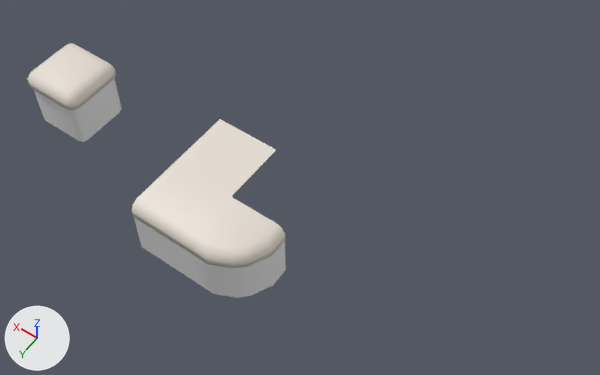
Renders of the FBX model Assets/Meshes/LandTiles.fbx from each side of a commit.
Before and after are seen from a 50 mm camera at (-5.13, 5.42, 9.25) aimed at (-0.96, -0.42, 0.08). Arrows for +X, +Y and +Z are at lower left; the lights stay in place. Where no turn or scale is listed for an object, it has been applied to the vertices.

The first picture shows 'Grass Single', 'Grass_Corner', 'Grass_Middle', 'Grass_OuterMiddle'.
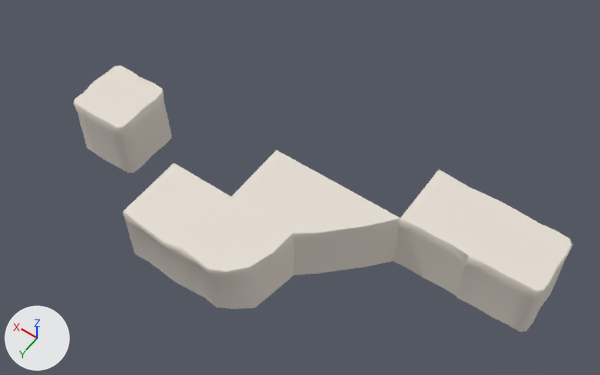
The change, as a list of edits to the scene's bpy script:
```text
Change me_grass_corner_001:
    used by ob_grass_corner; location = (-1.0, 1.0, -0.5)
    remove me_grass_corner_001.from_pydata(...)  # 43 vertices, 65 faces; spans x -0.387..0.5, y -0.5..0.387, z 0.0..1.0
    add me_grass_corner_001.from_pydata(...)  # 29 vertices, 42 faces; spans x -0.516..0.5, y -0.5..0.563, z 0.0..1.0
    me_grass_corner_001 part 2
    42 vertices are removed from x -0.387..0.5, y -0.5..0.387, z 0.0..1.0
    65 faces are deleted
    23 vertices are added at x -0.516..0.5, y -0.5..0.563, z 0.0..1.0
    5 new vertices lie (0.0, 0.0, 0.793) away from vertices in x -0.514..0.5, y -0.5..0.514, z 0.0
    42 new faces join them
    remove me_grass_corner_001.materials.append(mat_dirt)  # white #e7e7e7
Change me_grass_outermiddle_001:
    used by ob_grass_outermiddle; location = (0.0, 1.0, -0.5)
    remove me_grass_outermiddle_001.from_pydata(...)  # 16 vertices, 14 faces; spans x -0.5..0.5, y -0.5..0.381, z 0.0..1.0
    add me_grass_outermiddle_001.from_pydata(...)  # 22 vertices, 29 faces; spans x -0.5..0.507, y -0.5..0.584, z 0.0..1.0
    me_grass_outermiddle_001 part 1
    14 vertices are removed from x -0.5..0.5, y 0.251..0.381, z 0.0..1.0
    14 faces are deleted
    15 vertices are added at x -0.5..0.507, y 0.497..0.584, z 0.0..1.0
    5 new vertices lie (0.0, 0.0, 0.793) away from vertices in x -0.5..0.5, y 0.497..0.534, z 0.0
    29 new faces join them
    remove me_grass_outermiddle_001.materials.append(mat_dirt)  # white #e7e7e7
Add me_singlewide_001:
    me_singlewide_001.from_pydata(...)  # 45 vertices, 61 faces; spans x -0.506..0.5, y -0.516..0.536, z 0.0..1.0
    me_singlewide_001.materials.append(mat_grass)  # white #e7dfd4
Add me_singlewidecap_001:
    me_singlewidecap_001.from_pydata(...)  # 60 vertices, 97 faces; spans x -0.509..0.5, y -0.516..0.536, z 0.0..1.0
    me_singlewidecap_001.materials.append(mat_grass)  # white #e7dfd4
Add me_single_001:
    me_single_001.from_pydata(...)  # 80 vertices, 138 faces; spans x -0.509..0.517, y -0.511..0.506, z 0.0..1.0
    me_single_001.materials.append(mat_grass)  # white #e7dfd4
Add me_slope_001:
    me_slope_001.from_pydata(...)  # 17 vertices, 21 faces; spans x -0.516..0.5, y -0.5..0.536, z 0.0..1.0
    me_slope_001.materials.append(mat_grass)  # white #e7dfd4
Change ob_grass_middle:
    ob_grass_middle.location: (0.0, 0.0, -0.5) -> (-1.0, 0.0, -0.5)
Remove ob_grass_single:
    ob_grass_single = bpy.data.objects.new('Grass Single', me_grass_single_002)
    ob_grass_single.location = (3.0, 0.0, -0.5)
Add ob_grass_singlewide:
    ob_grass_singlewide = bpy.data.objects.new('Grass_Singlewide', me_singlewide_001)
    ob_grass_singlewide.location = (-3.0, -1.0, -0.5)
Add ob_grass_singlewidecap:
    ob_grass_singlewidecap = bpy.data.objects.new('Grass_SinglewideCap', me_singlewidecap_001)
    ob_grass_singlewidecap.location = (-4.0, -1.0, -0.5)
Add ob_single:
    ob_single = bpy.data.objects.new('Single', me_single_001)
    ob_single.location = (2.0, 0.0, -0.5)
Add ob_slope:
    ob_slope = bpy.data.objects.new('Slope', me_slope_001)
    ob_slope.location = (-2.0, 0.0, -0.5)
```

What differs and where, as boxes [x1, y1, x2, y2] in the pictures (600 x 375 px):
'Grass_Corner', reshaped (16% wider, 11% taller)
    before: [189, 197, 286, 298]
    after: [181, 197, 294, 309]
'Grass_SinglewideCap', added
    after: [457, 204, 573, 332]
'Grass_Middle', moved
    before: [174, 119, 276, 197]
    after: [232, 150, 336, 233]
'Grass_Singlewide', added
    after: [393, 170, 505, 296]
'Single', added
    after: [74, 66, 172, 173]
'Grass_OuterMiddle', reshaped (9% wider, 7% taller)
    before: [132, 163, 231, 282]
    after: [123, 163, 231, 290]
'Slope', added
    after: [293, 183, 400, 275]
'Grass Single', deleted
    before: [27, 43, 122, 142]
    faces in mat_grass (white #e7dfd4): [27, 43, 116, 110]
    faces in mat_dirt (white #e7e7e7): [34, 78, 122, 142]
